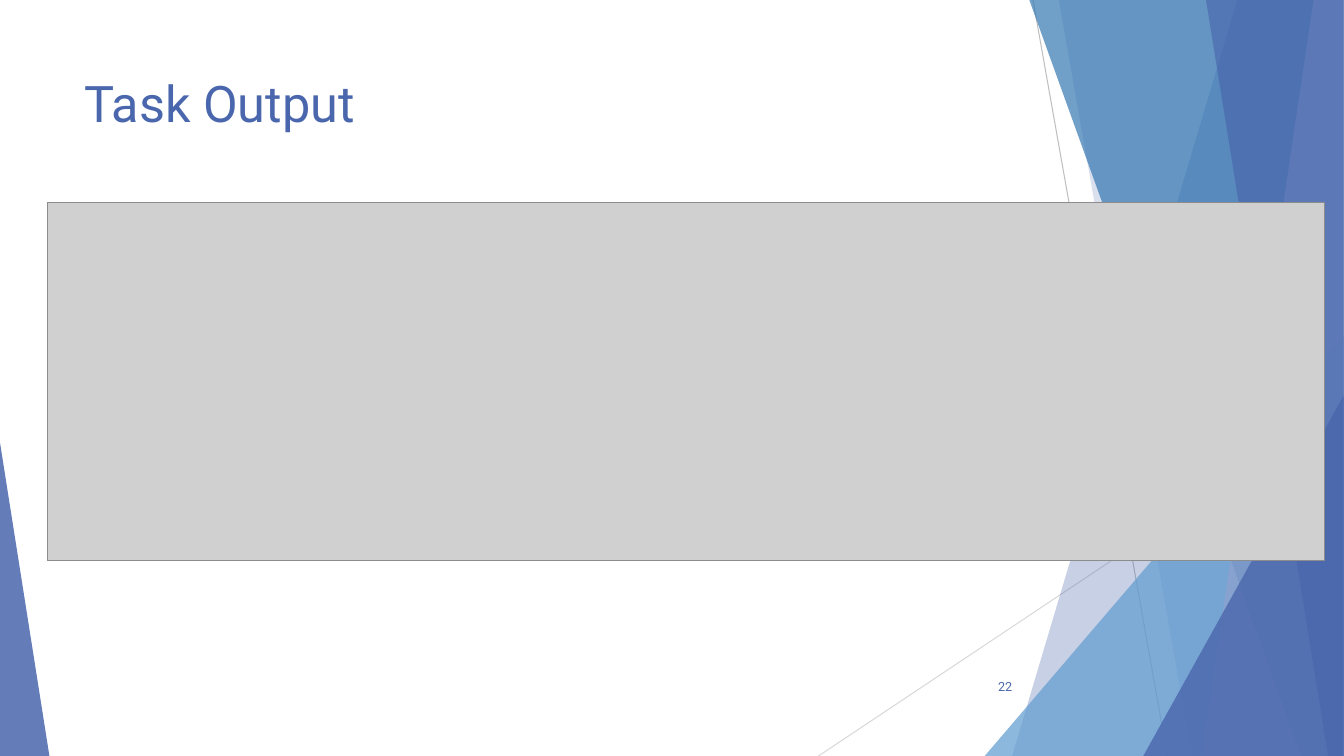
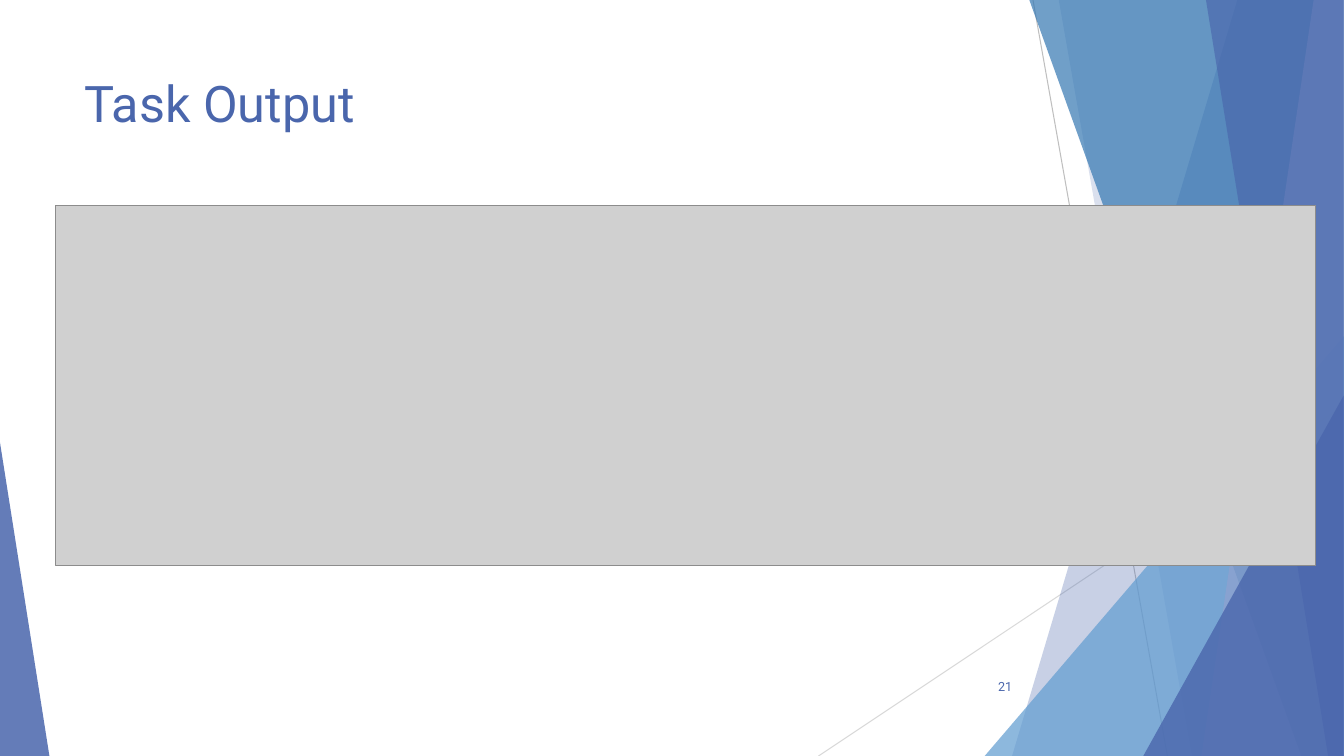
Before and after one commit to scottaddie/slide-decks, a slide deck: slide 21 of Intro to JavaScript Tooling in VS Code - devObjective.pptx (slide 22 before the commit). Drawn at 1344x756 pixels with LibreOffice and Linux fonts; fonts in the diff are those of the drawing; grey boxes stand for pictures. Boxes give left, top, right and bottom in pixels: in the first picture for what was removed or moved away, otherwise in the second. Text is boxed around its words. In the diff, an @@ line names an element or a change of style, - is before the commit and + after.

Commit message:
Update screenshots in dev.Objective() deck

```diff
--- a/Intro to JavaScript Tooling in VS Code - devObjective.pptx
+++ b/Intro to JavaScript Tooling in VS Code - devObjective.pptx
@@ picture resized from (x1=47, y1=203, x2=1325, y2=561) to (x1=56, y1=206, x2=1317, y2=567) @@
@@ page number at (x1=998, y1=682, x2=1012, y2=691): text changed @@
-22
+21
```
Also in this commit, not shown: 4 other slides changed, 1 slide removed.
